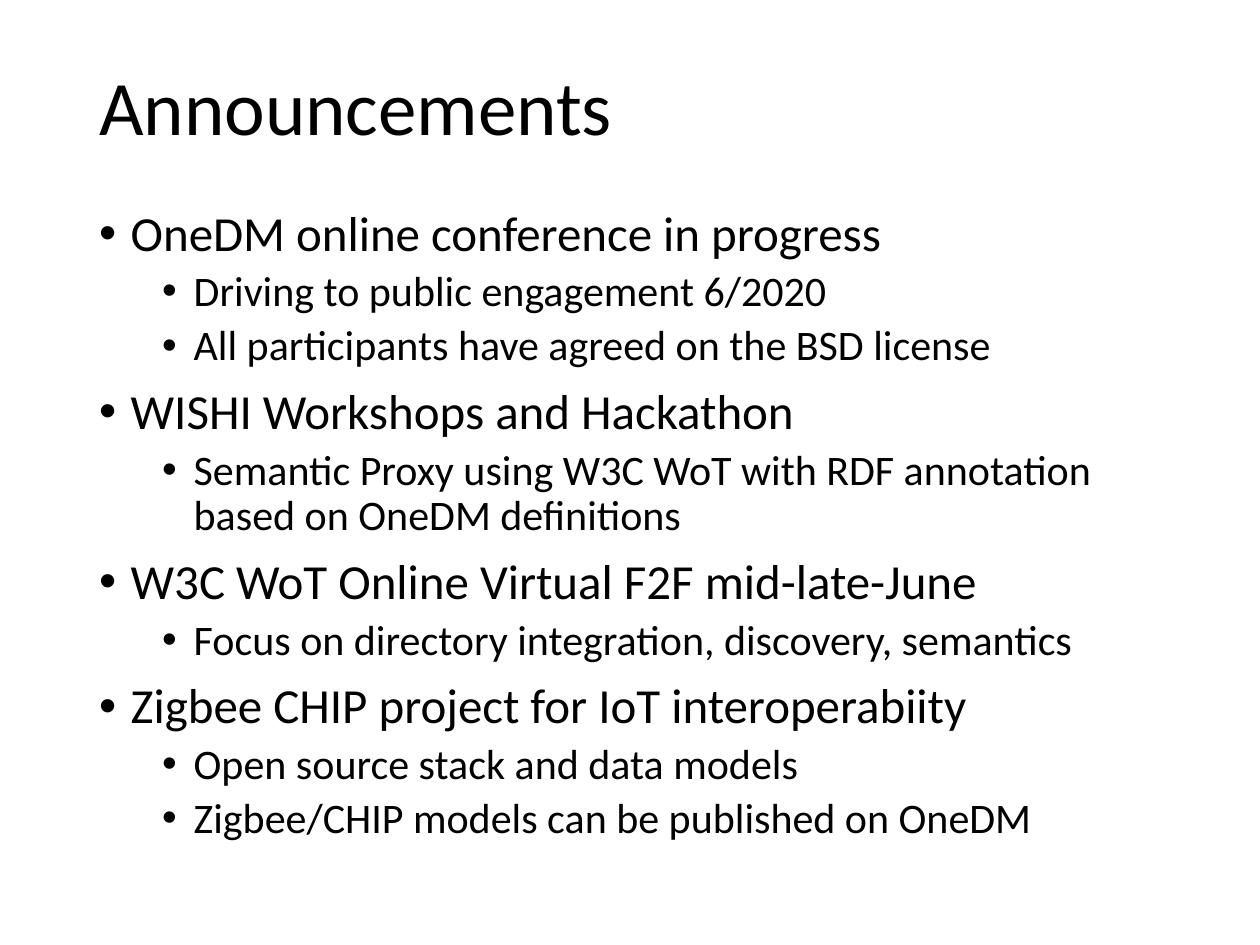
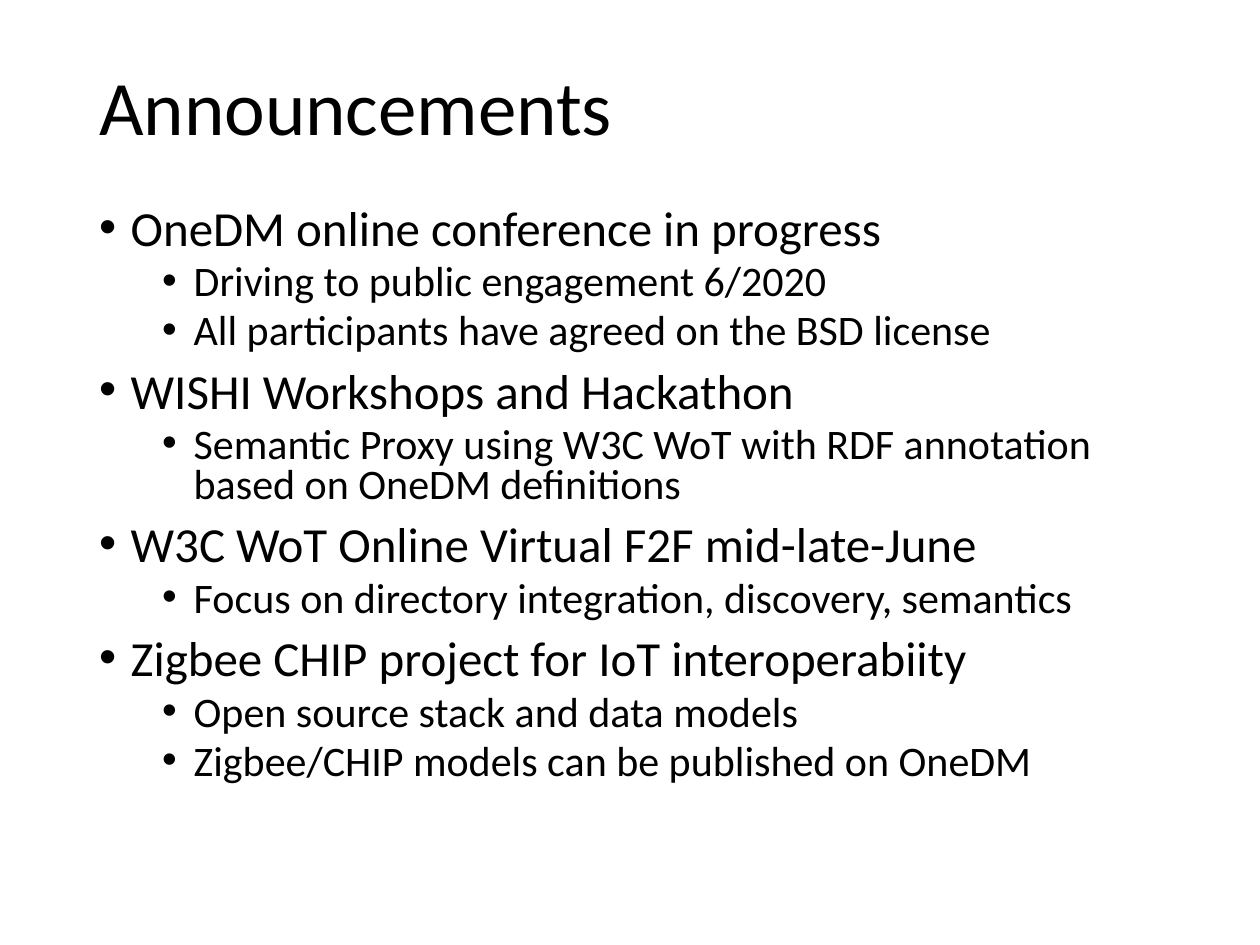
Before and after one commit to iot-schema-collab/teleconferences, a slide deck: slide 3 of iotschema-20200521.pptx. Drawn at 1260x945 pixels with LibreOffice and Linux fonts; fonts in the diff are those of the drawing. Boxes give left, top, right and bottom in pixels: in the first picture for what was removed or moved away, otherwise in the second. Text is boxed around its words. In the diff, an @@ line names an element or a change of style, - is before the commit and + after.

Commit message:
slides for June 18th 2020

```diff
--- a/iotschema-20200521.pptx
+++ b/iotschema-20200521.pptx
@@ text "OneDM online conference in progress" at (x1=131, y1=212, x2=1091, y2=784): line spacing 0.9 to 0.8 @@
```
Also in this commit, not shown: 2 other files.
